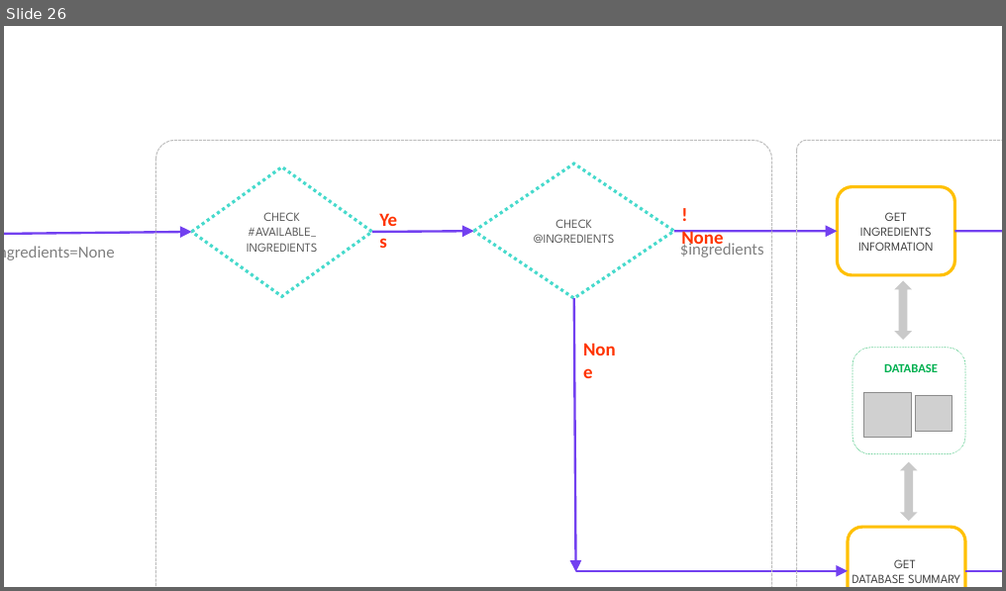
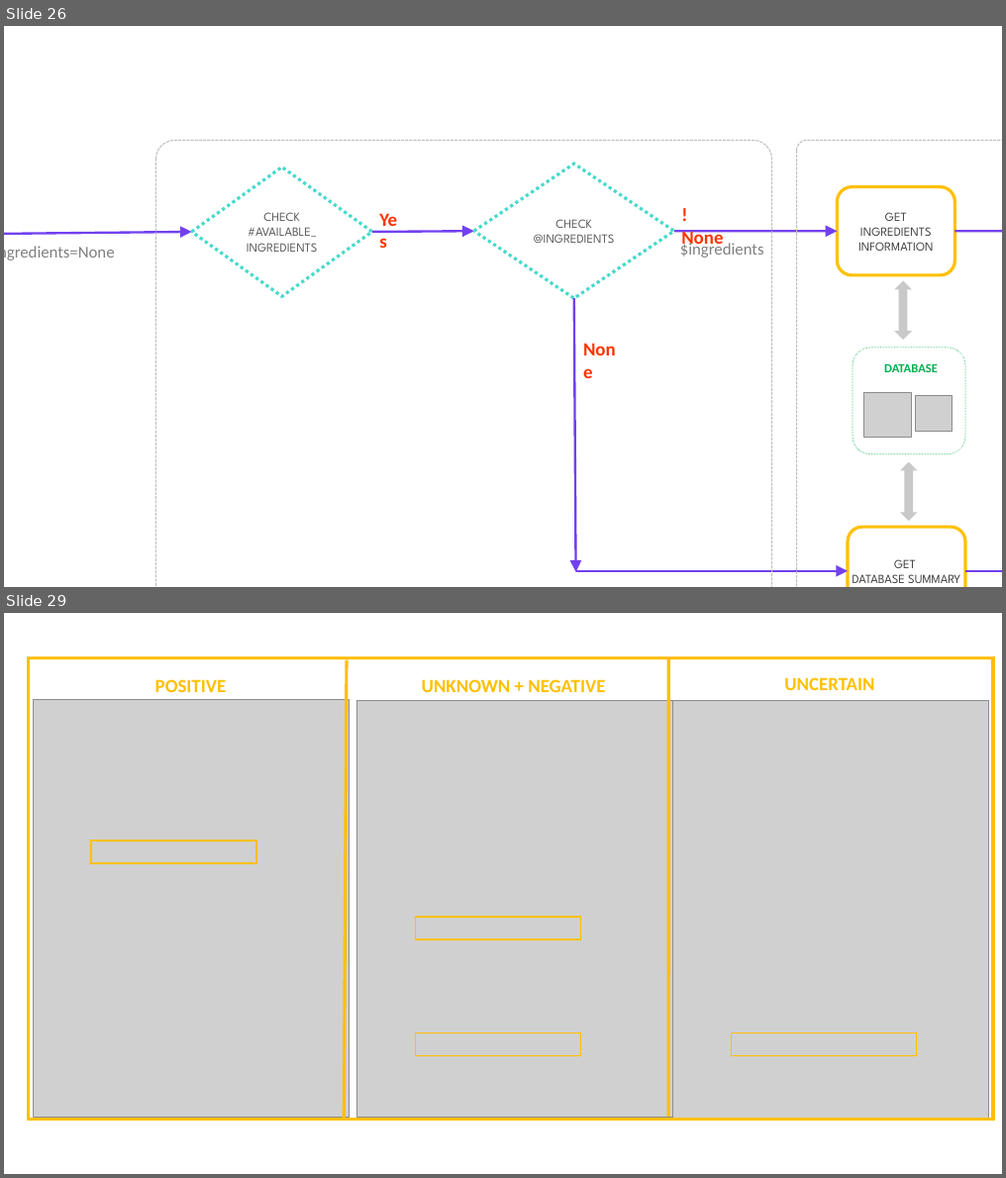
Before and after one commit to inmperfer/TFM, a slide deck: memoria/images/Presentación1.pptx. Shown one above the other, each under a label of ours: slide 26 before the commit, slides 26 and 29 after it; the slides between them are not shown. The pictures are 1006x591 and 1006x1178 pixels, drawn with LibreOffice and Linux fonts; fonts in the diff are those of the drawing; grey boxes stand for pictures. Boxes give left, top, right and bottom in pixels: in the first picture for what was removed or moved away, otherwise in the second. Text is boxed around its words. In the diff, an @@ line names an element or a change of style, - is before the commit and + after.

```diff
--- a/memoria/images/Presentación1.pptx
+++ b/memoria/images/Presentación1.pptx
@@ slide 29 added at box(4, 613, 1002, 1174), background #FFFFFF @@
@@ group added at box(29, 658, 994, 1120): 5 rectangles, 3 pictures, 3 texts, 2 lines @@
+POSITIVE
+UNKNOWN + NEGATIVE
+UNCERTAIN
```
Also in this commit, not shown: 1 slide changed, 1 other slide added, 12 other files.
